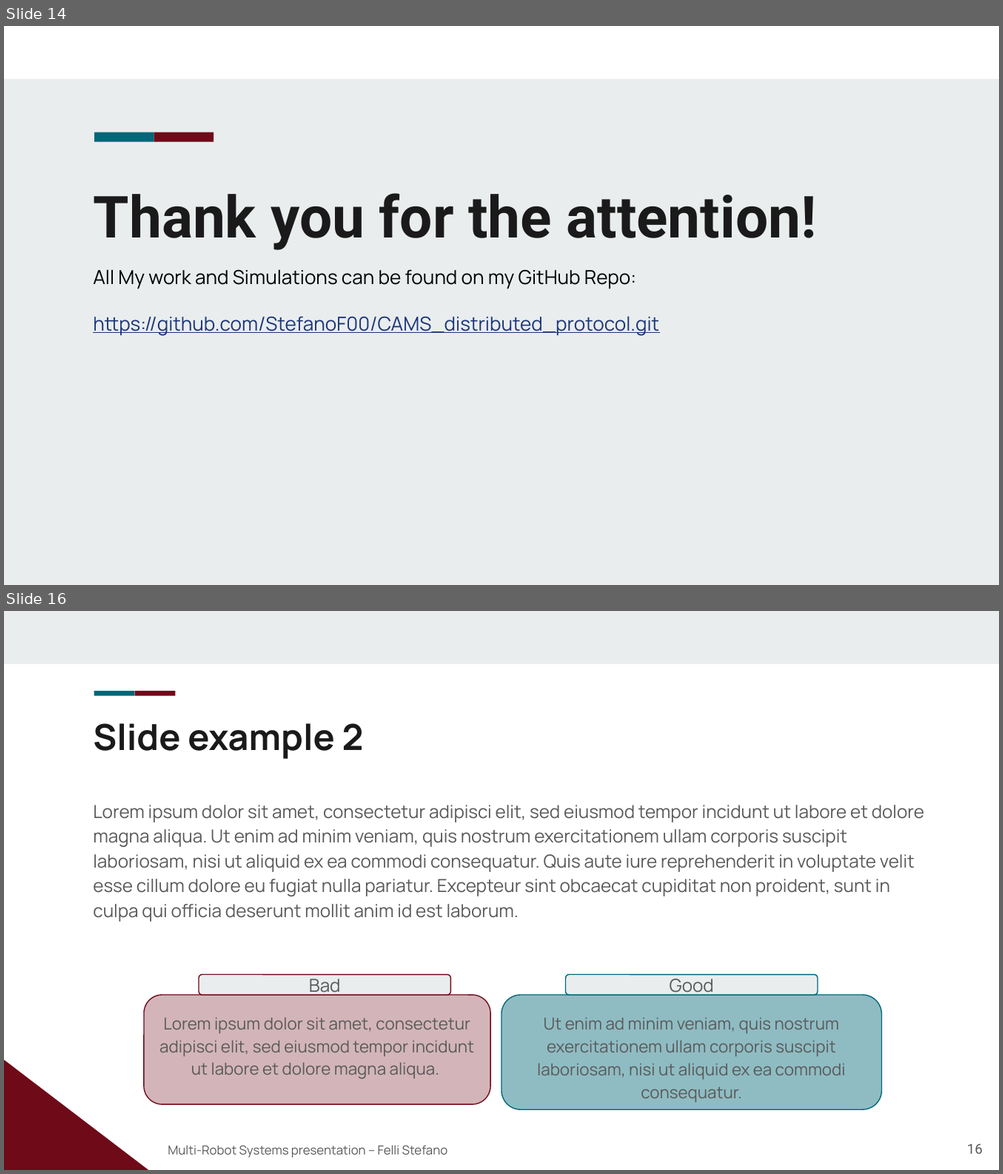
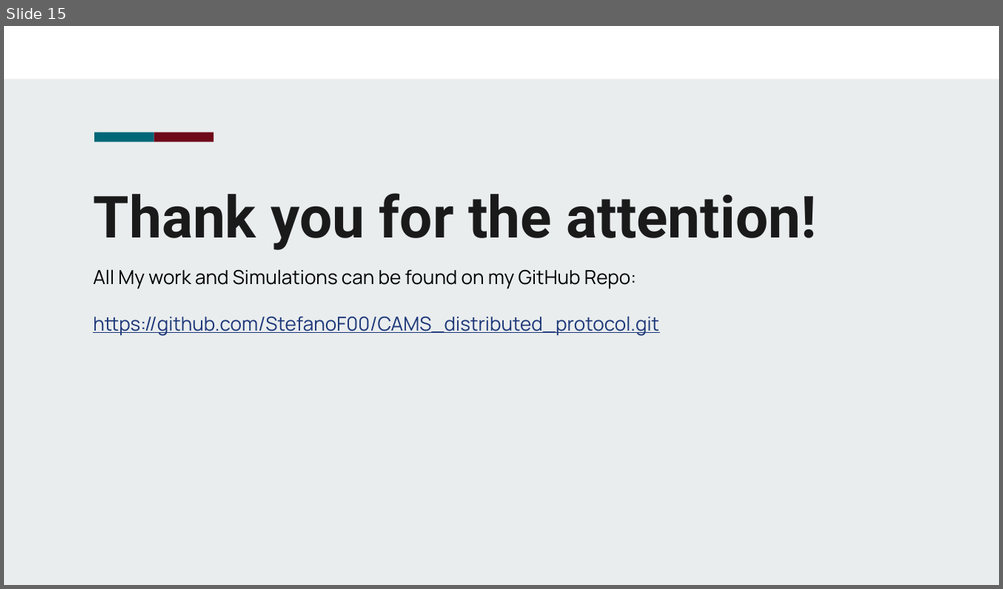
Before and after one commit to StefanoF00/CAMS_distributed_consensus_protocol, a slide deck: CAMS_Presentation.pptx. Shown one above the other, each under a label of ours: slides 14 and 16 before the commit, slide 15 after it; the slides between them are not shown. The pictures are 1003x1174 and 1003x589 pixels, drawn with LibreOffice and Linux fonts; fonts in the diff are those of the drawing; background and template pictures are left out. Boxes give left, top, right and bottom in pixels: in the first picture for what was removed or moved away, otherwise in the second. Text is boxed around its words. In the diff, an @@ line names an element or a change of style, - is before the commit and + after.

```diff
--- a/CAMS_Presentation.pptx
+++ b/CAMS_Presentation.pptx
@@ slide 16 removed at (4,611,999,1170), background #FFFFFF @@
@@ rectangle removed at (4,611,999,664) @@
@@ rectangle removed at (94,691,135,695) @@
@@ rectangle removed at (134,691,175,695) @@
@@ title removed at (93,723,364,759) @@
-Slide example 2
@@ text removed at (93,805,924,922) @@
-Lorem ipsum dolor sit amet, consectetur adipisci elit, sed eiusmod tempor incidunt ut labore et dolore magna aliqua. Ut enim ad minim veniam, quis nostrum exercitationem ullam corporis suscipit laboriosam, nisi ut aliquid ex ea commodi consequatur. Quis aute iure reprehenderit in voluptate velit esse cillum dolore eu fugiat nulla pariatur. Excepteur sint obcaecat cupiditat non proident, sunt in culpa qui officia deserunt mollit anim id est laborum.
@@ rounded rectangle removed at (199,975,450,995) @@
-Bad
@@ rounded rectangle removed at (565,975,817,995) @@
-Good
@@ rounded rectangle removed at (145,995,490,1105) @@
-Lorem ipsum dolor sit amet, consectetur adipisci elit, sed eiusmod tempor incidunt ut labore et dolore magna aliqua.
@@ rounded rectangle removed at (501,995,881,1111) @@
-Ut enim ad minim veniam, quis nostrum exercitationem ullam corporis suscipit laboriosam, nisi ut aliquid ex ea commodi consequatur.
@@ right triangle removed at (4,1060,148,1170) @@
@@ subtitle removed at (168,1145,448,1158) @@
-Multi-Robot Systems presentation – Felli Stefano
@@ page number removed at (967,1144,982,1154) @@
-16
@@ what was slide 14 is now slide 15 @@
```
Also in this commit, not shown: 2 slides changed, 2 other slides removed, 1 other file.
